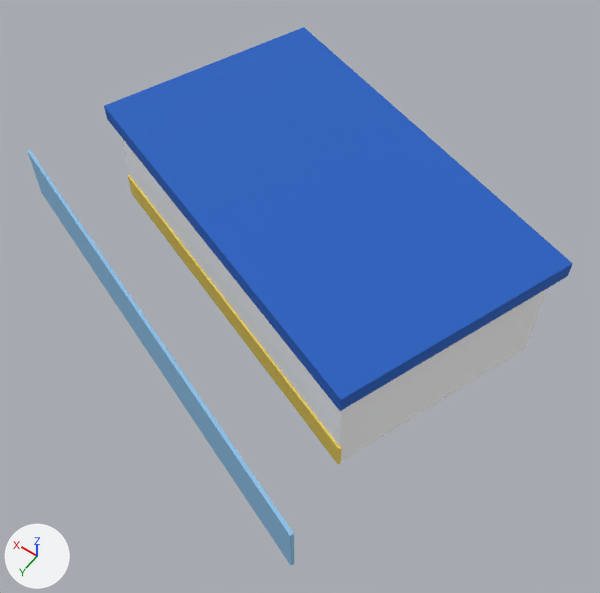
The glTF model game/models/hero/r40_bluegates.glb: old version first, new version second.
One viewpoint serves both versions: a 50 mm camera at (-12.5, 12.9, 23.6) aimed at (-2.2, -1.6, 0.8). The lights are fixed; the arrows at lower left show +X, +Y and +Z. The first picture is the older version. Objects named as collision shapes, trigger or cutter boxes, shadow casters or lower levels of detail are left out. Where no turn or scale is listed for an object, it has been applied to the vertices. Vertices at exactly the same position are counted once.

Names of what the first picture shows: 'r40_bluegates_lod0'.
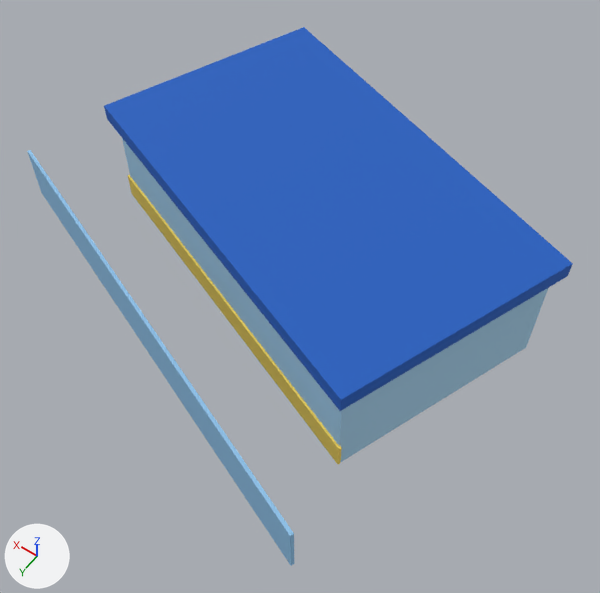
Boxes [x1, y1, x2, y2] around the edits, measured in the pictures (600 x 593 px):
part 1 of me_r40_bluegates_lod0, recoloured (white to blue): [185, 247, 548, 462] in both
part 2 of me_r40_bluegates_lod0, recoloured: [122, 138, 284, 341] in both

Edits to the bpy script that builds the scene:
```text
Add mat_lb:
    mat_lb = principled_material('lb')
    mat_lb.base_color = (0.397, 0.658, 0.863)  # blue #a9d4ef
    mat_lb.roughness = 0.85
Change me_r40_bluegates_lod0:
    where me_r40_bluegates_lod0.from_pydata(...)  # 38 vertices, 55 faces; spans x -9.6..9.6, y -8.2..8.2, z -2.3..2.3
    used by ob_r40_bluegates_lod0; location = (-0.14, -2.15, 2.08)
    me_r40_bluegates_lod0 part 1: 6 of the faces centred in x -8.3..-2.0, y -4.5..3.0, z -2.3..1.7 switch from mat_wall (white #ffffff) to mat_lb (blue #a9d4ef)
    me_r40_bluegates_lod0 part 2: 4 of the faces centred in x -0.5..2.3, y -6.2..1.3, z -2.3..1.7 switch from mat_wall (white #ffffff) to mat_lb (blue #a9d4ef)
```
